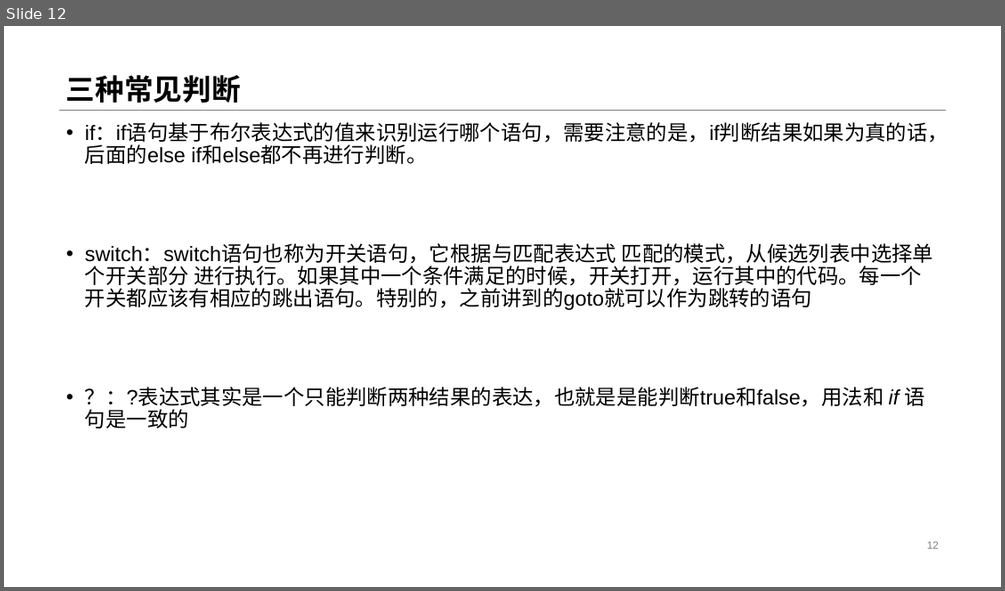
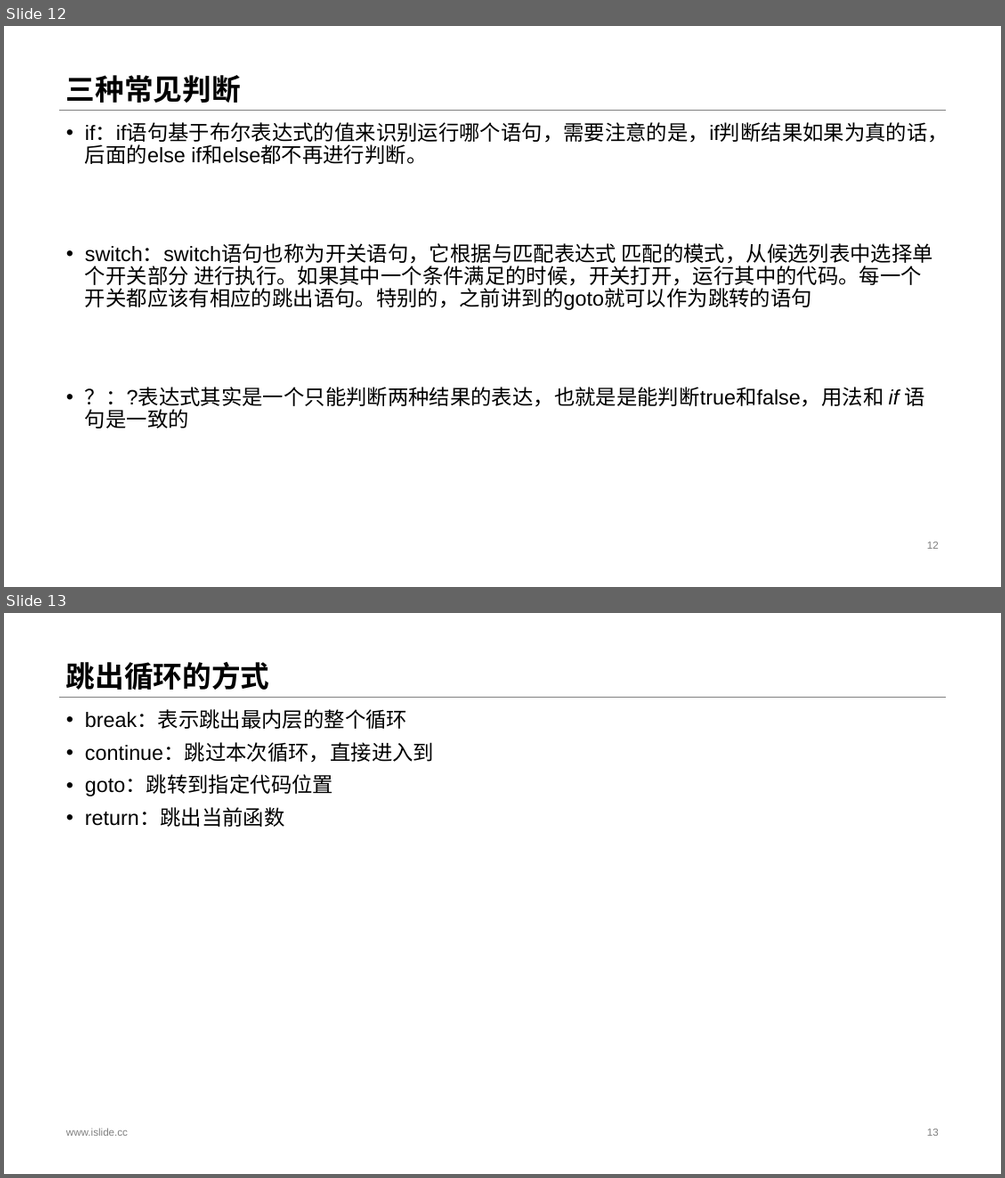
Before and after one commit to StevenEco/.NetCoreGuide, a slide deck: PPT/Microsoft Lesson.pptx. Shown one above the other, each under a label of ours: slide 12 before the commit, slides 12 and 13 after it. The pictures are 1005x591 and 1005x1178 pixels, drawn with LibreOffice and Linux fonts; fonts in the diff are those of the drawing. Boxes give left, top, right and bottom in pixels: in the first picture for what was removed or moved away, otherwise in the second. Text is boxed around its words. In the diff, an @@ line names an element or a change of style, - is before the commit and + after.

```diff
--- a/PPT/Microsoft Lesson.pptx
+++ b/PPT/Microsoft Lesson.pptx
@@ slide 13 added at (4, 613, 1001, 1174), background #FFFFFF; not listed: 1 template element that a slide beside it also shows @@
@@ title added at (66, 662, 269, 690), 28 pt, text #000000, bold @@
+跳出循环的方式
@@ text added at (85, 710, 434, 827), 20 pt, text #000000 @@
+• break：表示跳出最内层的整个循环
+• continue：跳过本次循环，直接进入到
+• goto：跳转到指定代码位置
+• return：跳出当前函数
@@ text added at (66, 1127, 128, 1135), 10 pt, text #808080 @@
+www.islide.cc
@@ page number added at (927, 1128, 938, 1135), 10 pt, text #808080 @@
+13
```
Also in this commit, not shown: 2 slides changed, 8 other slides added, 50 other files.
